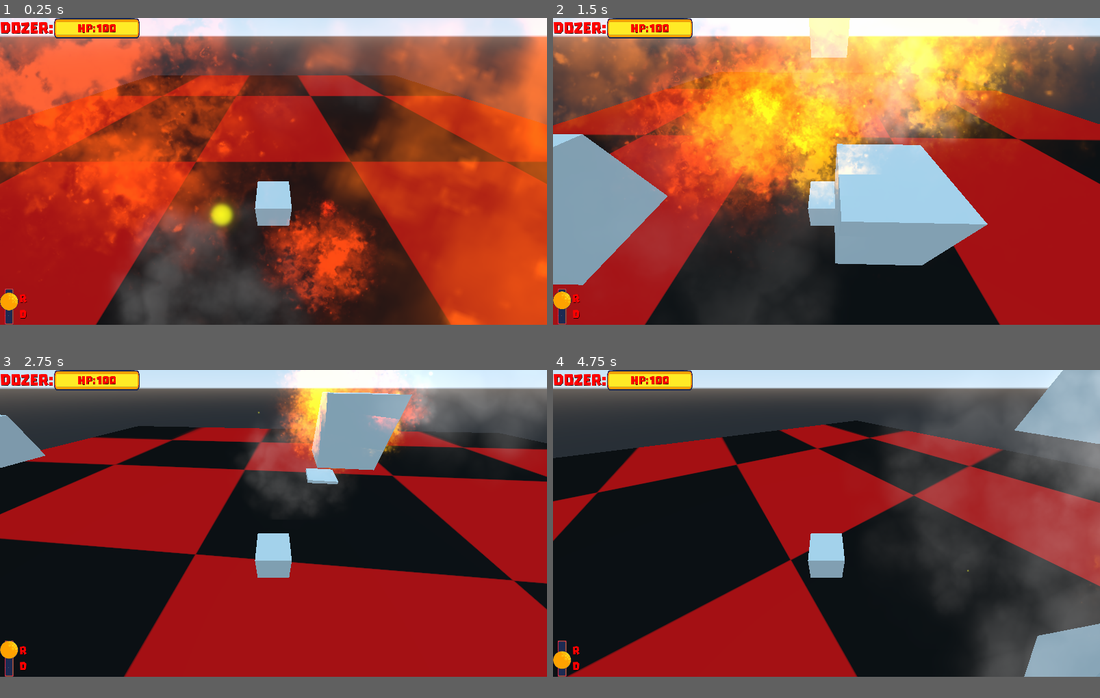
Above: before the commit, frames 1-4 (two rows, left to right).
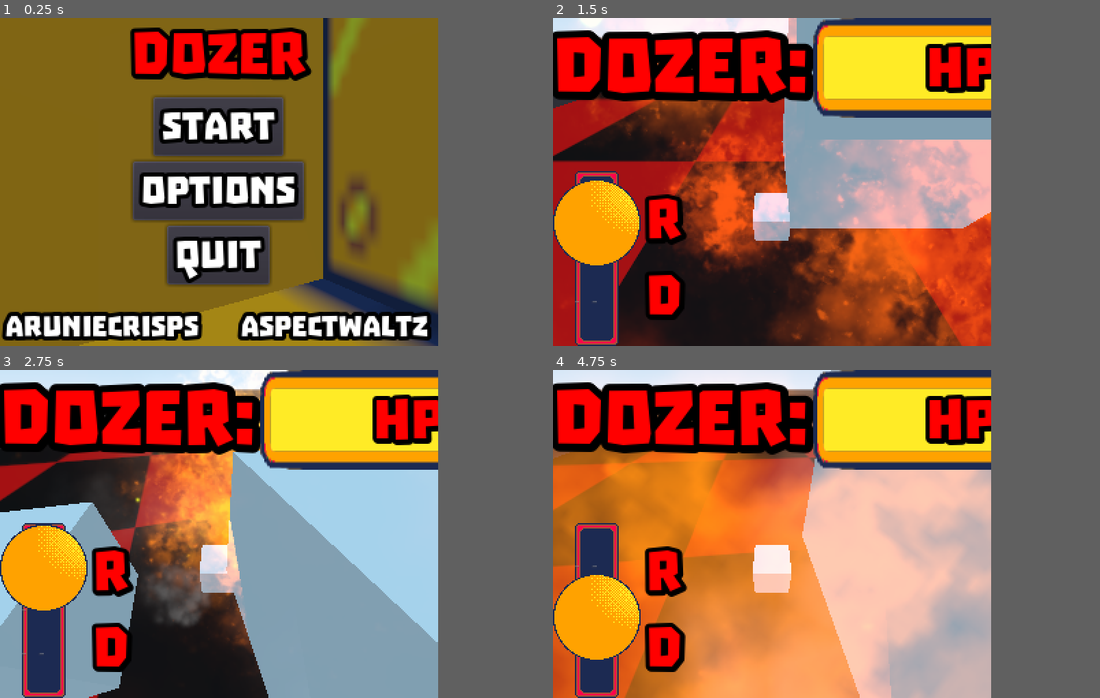
Above: after the commit, the same moments.

Repository: Aravind-Sundararajan/DOZER
Game: Godot game, scene res://scenes/titlecard.tscn
Two runs of this game, one before a commit and one after it. Both use one fixed random seed, a clock stepped at 60 frames per second and the inputs below. Before the commit the project starts from res://scenes/Arena/Arena.tscn. Sound files missing from this copy of the repository are replaced by a short silence.
Inputs (mouse positions are in pixels of both pictures, inside the frame that each line leads up to):
- Up to frame 1 (0.25 s): no input
- Up to frame 2 (1.5 s): click (826, 178) at 0.5 s, where only the run after the commit has a clickable "options"; click (826, 119) at 1.25 s, where only the run after the commit has a clickable "start"
- Up to frame 3 (2.75 s): move the mouse to (393, 507) at 2.02 s; click (393, 507) at 2.1 s
- Up to frame 4 (4.75 s): move the mouse to (717, 537) at 2.77 s; click (717, 537) at 2.85 s; move the mouse to (881, 455) at 3.52 s; click (881, 455) at 3.6 s; move the mouse to (799, 583) at 4.27 s; click (799, 583) at 4.35 s
The window is 799x449 before the commit and 640x480 after it. Grey fills any space a smaller window leaves; there, only what the larger window draws over its background counts as a difference.

The runs differ from the first frame. In frame 1, 85% of the frame differs, in the area x 0-100%, y 0-100%; in frame 2, 80%; in frame 3, 80%; in frame 4, 93%.

Commit message:
working on start menu

Diff:
--- a/project.godot
+++ b/project.godot
@@ -11,14 +11,17 @@
 [application]
 
 config/name="BoundlessJam"
-run/main_scene="res://scenes/Arena/Arena.tscn"
+run/main_scene="res://scenes/titlecard.tscn"
 config/icon="res://sprites/icon.png"
 
 [display]
 
-window/size/test_width=1920
-window/size/test_height=1080
+window/size/width=320
+window/size/height=240
+window/size/resizable=false
 window/dpi/allow_hidpi=true
+window/stretch/mode="viewport"
+window/stretch/aspect="keep"
 
 [input]
 
--- a/scenes/Arena/Arena.tscn
+++ b/scenes/Arena/Arena.tscn
@@ -148,19 +148,23 @@
 
 [sub_resource type="DynamicFont" id=21]
 size = 64
+outline_size = 5
+outline_color = Color( 0, 0, 0, 1 )
 font_data = ExtResource( 9 )
 
 [sub_resource type="DynamicFont" id=22]
 size = 45
+outline_size = 3
+outline_color = Color( 0, 0, 0, 1 )
 font_data = ExtResource( 9 )
 
 [sub_resource type="StyleBoxTexture" id=23]
 texture = ExtResource( 14 )
 region_rect = Rect2( 0, 0, 32, 128 )
 
+[sub_resource type="StyleBoxEmpty" id=24]
+
 [sub_resource type="StyleBoxEmpty" id=25]
-
-[sub_resource type="StyleBoxEmpty" id=24]
 
 [node name="Arena" type="Spatial"]
 
--- /dev/null
+++ b/scenes/Arena/label.gd
@@ -0,0 +1,16 @@
+extends Label
+
+
+# Declare member variables here. Examples:
+# var a = 2
+# var b = "text"
+
+
+# Called when the node enters the scene tree for the first time.
+func _ready():
+	pass # Replace with function body.
+
+
+# Called every frame. 'delta' is the elapsed time since the previous frame.
+func _process(delta):
+	scale.x =1 sin
--- /dev/null
+++ b/scenes/Camera.gd
@@ -0,0 +1,16 @@
+extends Camera
+var time_passed : float = 0.0
+# Declare member variables here. Examples:
+# var a = 2
+# var b = "text"
+
+
+# Called when the node enters the scene tree for the first time.
+func _ready():
+	pass
+
+
+# Called every frame. 'delta' is the elapsed time since the previous frame.
+func _process(delta):
+	time_passed += delta
+	transform.origin = Vector3(0,10*sin(time_passed/TAU),0)
--- /dev/null
+++ b/scenes/menu.tscn
@@ -0,0 +1,124 @@
+[gd_scene load_steps=6 format=2]
+
+[ext_resource path="res://fonts/troika.otf" type="DynamicFontData" id=1]
+[ext_resource path="res://scenes/start.gd" type="Script" id=2]
+
+[sub_resource type="DynamicFont" id=1]
+size = 48
+outline_size = 3
+outline_color = Color( 0, 0, 0, 1 )
+font_data = ExtResource( 1 )
+
+[sub_resource type="DynamicFont" id=2]
+size = 32
+outline_size = 3
+outline_color = Color( 0, 0, 0, 1 )
+font_data = ExtResource( 1 )
+
+[sub_resource type="DynamicFont" id=3]
+size = 24
+outline_size = 3
+outline_color = Color( 0, 0, 0, 1 )
+font_data = ExtResource( 1 )
+
+[node name="menu" type="Control"]
+anchor_right = 1.0
+anchor_bottom = 1.0
+__meta__ = {
+"_edit_use_anchors_": false
+}
+
+[node name="VBoxContainer" type="VBoxContainer" parent="."]
+anchor_right = 1.0
+anchor_bottom = 1.0
+__meta__ = {
+"_edit_use_anchors_": false
+}
+
+[node name="Label" type="Label" parent="VBoxContainer"]
+margin_right = 640.0
+margin_bottom = 54.0
+custom_fonts/font = SubResource( 1 )
+custom_colors/font_color = Color( 1, 0, 0, 1 )
+custom_colors/font_color_shadow = Color( 0, 0, 0, 1 )
+text = "Dozer"
+align = 1
+
+[node name="start" type="Button" parent="VBoxContainer"]
+margin_left = 272.0
+margin_top = 58.0
+margin_right = 367.0
+margin_bottom = 101.0
+size_flags_horizontal = 4
+custom_fonts/font = SubResource( 2 )
+custom_colors/font_color = Color( 1, 1, 1, 1 )
+custom_colors/font_color_hover = Color( 1, 0, 0, 1 )
+custom_colors/font_color_pressed = Color( 1, 0.803922, 0, 1 )
+text = "start"
+script = ExtResource( 2 )
+
+[node name="options" type="Button" parent="VBoxContainer"]
+margin_left = 257.0
+margin_top = 105.0
+margin_right = 382.0
+margin_bottom = 148.0
+size_flags_horizontal = 4
+custom_fonts/font = SubResource( 2 )
+custom_colors/font_color = Color( 1, 1, 1, 1 )
+custom_colors/font_color_hover = Color( 1, 0, 0, 1 )
+custom_colors/font_color_pressed = Color( 1, 0.803922, 0, 1 )
+text = "options"
+
+[node name="quit" type="Button" parent="VBoxContainer"]
+margin_left = 282.0
+margin_top = 152.0
+margin_right = 357.0
+margin_bottom = 195.0
+size_flags_horizontal = 4
+custom_fonts/font = SubResource( 2 )
+custom_colors/font_color = Color( 1, 1, 1, 1 )
+custom_colors/font_color_hover = Color( 1, 0, 0, 1 )
+custom_colors/font_color_pressed = Color( 1, 0.803922, 0, 1 )
+text = "quit"
+
+[node name="MarginContainer" type="MarginContainer" parent="."]
+anchor_top = 1.0
+anchor_bottom = 1.0
+margin_top = -28.0
+margin_right = 150.0
+__meta__ = {
+"_edit_use_anchors_": false
+}
+
+[node name="AC" type="Label" parent="MarginContainer"]
+margin_right = 150.0
+margin_bottom = 28.0
+custom_fonts/font = SubResource( 3 )
+text = "Aruniecrisps"
+align = 1
+__meta__ = {
+"_edit_use_anchors_": false
+}
+
+[node name="MarginContainer2" type="MarginContainer" parent="."]
+anchor_left = 1.0
+anchor_top = 1.0
+anchor_right = 1.0
+anchor_bottom = 1.0
+margin_left = -150.0
+margin_top = -28.0
+__meta__ = {
+"_edit_use_anchors_": false
+}
+
+[node name="AW" type="Label" parent="MarginContainer2"]
+margin_right = 150.0
+margin_bottom = 28.0
+custom_fonts/font = SubResource( 3 )
+text = "AspectWaltz"
+align = 1
+__meta__ = {
+"_edit_use_anchors_": false
+}
+
+[connection signal="pressed" from="VBoxContainer/start" to="VBoxContainer/start" method="_on_start_pressed"]
--- /dev/null
+++ b/scenes/start.gd
@@ -0,0 +1,20 @@
+extends Button
+
+
+# Declare member variables here. Examples:
+# var a = 2
+# var b = "text"
+
+
+# Called when the node enters the scene tree for the first time.
+func _ready():
+	pass # Replace with function body.
+
+
+# Called every frame. 'delta' is the elapsed time since the previous frame.
+#func _process(delta):
+#	pass
+
+
+func _on_start_pressed():
+	get_tree().change_scene("res://scenes/Arena/Arena.tscn")
--- /dev/null
+++ b/scenes/titlecard.tscn
@@ -0,0 +1,69 @@
+[gd_scene load_steps=15 format=2]
+
+[ext_resource path="res://scenes/menu.tscn" type="PackedScene" id=1]
+[ext_resource path="res://models/actors/killdozer_mtl.material" type="Material" id=2]
+[ext_resource path="res://models/terrain/smbuilding1_mtl.material" type="Material" id=3]
+[ext_resource path="res://models/actors/tank_mtl.material" type="Material" id=4]
+[ext_resource path="res://models/terrain/building3_mtl.material" type="Material" id=5]
+[ext_resource path="res://models/terrain/smbuilding2_mtl.material" type="Material" id=6]
+[ext_resource path="res://models/terrain/building1_mtl.material" type="Material" id=7]
+[ext_resource path="res://models/terrain/building2_mtl.material" type="Material" id=8]
+[ext_resource path="res://models/actors/tank.mesh" type="ArrayMesh" id=9]
+[ext_resource path="res://models/terrain/smbuilding2.mesh" type="ArrayMesh" id=10]
+[ext_resource path="res://models/actors/killdozer.mesh" type="ArrayMesh" id=11]
+[ext_resource path="res://models/terrain/building1.mesh" type="ArrayMesh" id=12]
+[ext_resource path="res://models/terrain/smbuilding1.mesh" type="ArrayMesh" id=13]
+[ext_resource path="res://scenes/Camera.gd" type="Script" id=14]
+
+[node name="titlecard" type="Spatial"]
+
+[node name="dozer" type="CSGMesh" parent="."]
+transform = Transform( -1, -1.19209e-07, 3.55271e-15, 0, -4.37114e-08, -1, 1.19209e-07, -1, 4.37114e-08, 0, 3.66083, -18.746 )
+mesh = ExtResource( 11 )
+material = ExtResource( 2 )
+
+[node name="Camera" type="Camera" parent="dozer"]
+transform = Transform( -0.456803, 1.65809e-15, -0.889568, 0.889568, -4.37114e-08, -0.456803, -3.88842e-08, -1, 1.99675e-08, -32.51, -16.8914, -8.82541 )
+script = ExtResource( 14 )
+
+[node name="tank" type="CSGMesh" parent="."]
+transform = Transform( 1, 0, 0, 0, -4.37114e-08, -1, 0, 1, -4.37114e-08, 0, 3.66083, 14.6259 )
+mesh = ExtResource( 9 )
+material = ExtResource( 4 )
+
+[node name="tank2" type="CSGMesh" parent="."]
+transform = Transform( 0.821826, 0.569739, -2.49041e-08, 0, -4.37114e-08, -1, -0.569739, 0.821826, -3.59232e-08, 24.9023, 3.66083, 14.6259 )
+mesh = ExtResource( 9 )
+material = ExtResource( 4 )
+
+[node name="tank3" type="CSGMesh" parent="."]
+transform = Transform( -0.0254616, 0.999676, -4.36972e-08, 0, -4.37114e-08, -1, -0.999676, -0.0254616, 1.11296e-09, 33.138, 3.66083, -10.2762 )
+mesh = ExtResource( 9 )
+material = ExtResource( 4 )
+
+[node name="building1" type="CSGMesh" parent="."]
+transform = Transform( -4.37114e-07, 10, -4.37114e-07, 0, -4.37114e-07, -10, -10, -4.37114e-07, 1.91069e-14, -14.2319, 3.58522, -1.57465 )
+mesh = ExtResource( 12 )
+material = ExtResource( 7 )
+
+[node name="building2" type="CSGMesh" parent="."]
+transform = Transform( -4.37114e-07, 10, -4.37114e-07, 0, -4.37114e-07, -10, -10, -4.37114e-07, 1.91069e-14, -14.2319, 3.58522, 23.6327 )
+mesh = ExtResource( 12 )
+material = ExtResource( 8 )
+
+[node name="building3" type="CSGMesh" parent="."]
+transform = Transform( -4.37114e-07, 10, -4.37114e-07, 0, -4.37114e-07, -10, -10, -4.37114e-07, 1.91069e-14, -14.2319, 3.58522, -23.6209 )
+mesh = ExtResource( 12 )
+material = ExtResource( 5 )
+
+[node name="building4" type="CSGMesh" parent="."]
+transform = Transform( 7.90647, 6.12273, -2.67633e-07, 0, -4.37114e-07, -10, -6.12273, 7.90647, -3.45603e-07, 3.96002, 3.58522, -46.9678 )
+mesh = ExtResource( 13 )
+material = ExtResource( 3 )
+
+[node name="building5" type="CSGMesh" parent="."]
+transform = Transform( -6.6678, 7.45255, -3.25761e-07, 0, -4.37114e-07, -10, -7.45255, -6.6678, 2.91459e-07, 2.82992, 3.58522, 35.5283 )
+mesh = ExtResource( 10 )
+material = ExtResource( 6 )
+
+[node name="menu" parent="." instance=ExtResource( 1 )]
Not shown: 1 places in scenes/Arena/Arena.tscn that only renumber resources
